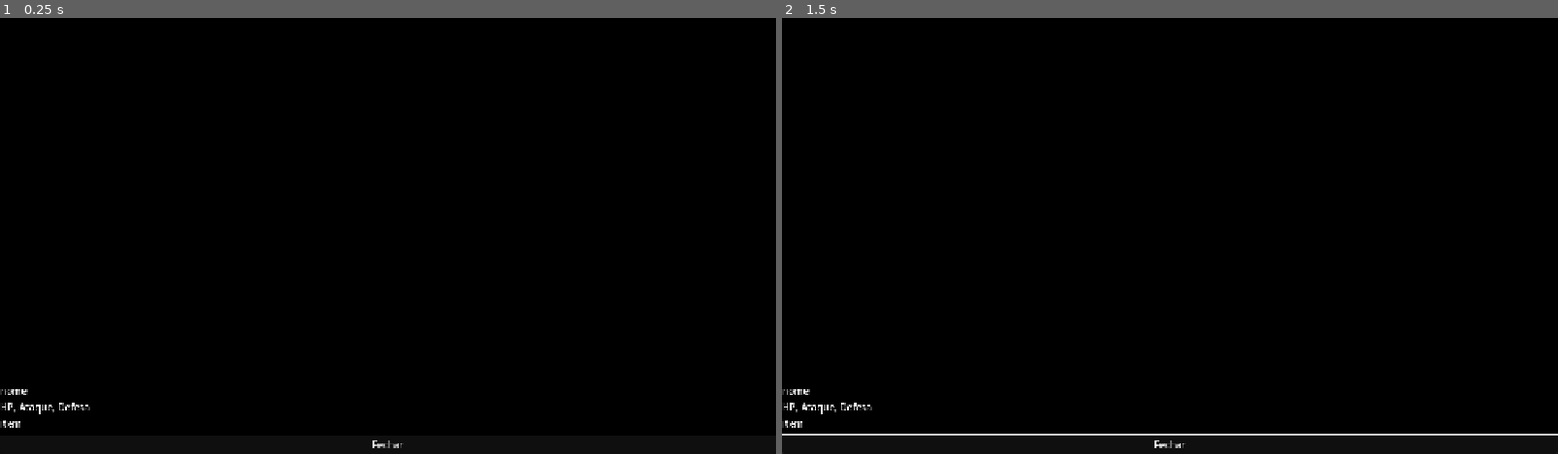
Above: before the commit, frames 1-2 (left to right).
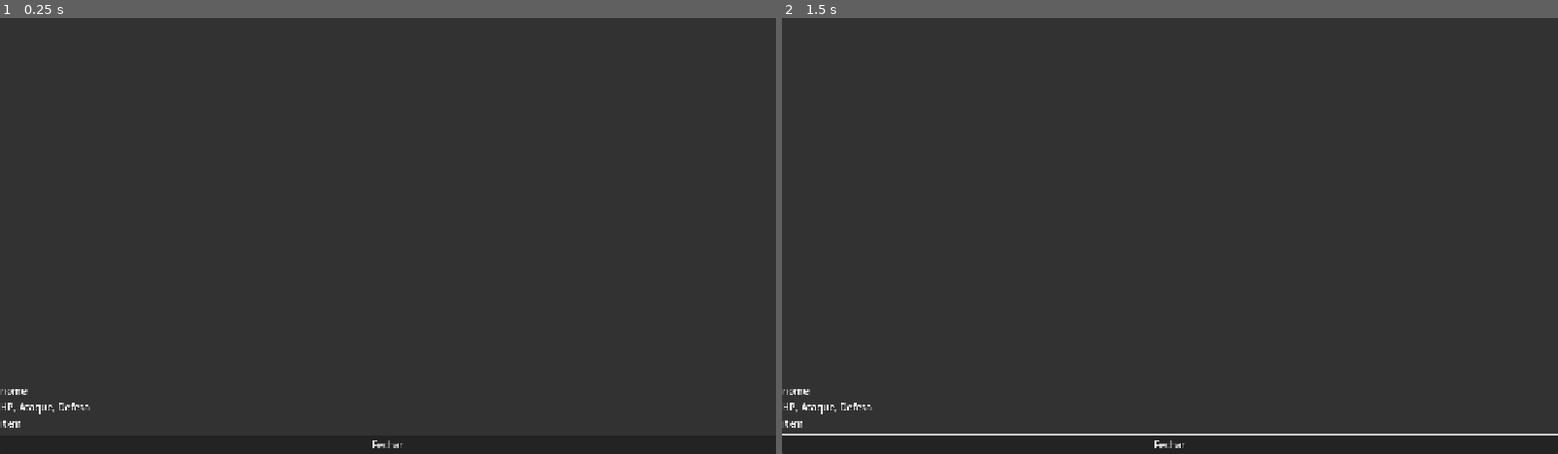
Above: after the commit, the same moments.

Repository: DJerowd/pokemon-td
Game: Godot game, scene res://scenes/ui/TowerInspectorMenu.tscn
Same seed, same stepped clock (60 frames per second), same inputs: the game is played once before the commit and once after it. This scene is started directly instead of the project's main scene.
Inputs (mouse positions are in pixels of both pictures, inside the frame that each line leads up to):
- Up to frame 1 (0.25 s): no input
- Up to frame 2 (1.5 s): click "Fechar" at 0.5 s; tap Enter at 1.25 s; move the mouse to (1340, 214) at 1.27 s; hold Right (ui_right) from 1.28 s (still down); click (1340, 214) at 1.42 s

The runs differ from the first frame. In frame 1, 96% of the frame differs, in the area x 0-100%, y 0-96%; in frame 2, 95%.
Error in both runs: Trying to assign value of type 'HBoxContainer' to a variable of type 'VBoxContainer'. (res://scenes/ui/TowerInspectorMenu.gd:10)

Commit message:
Keep game visible behind inspector and allow outside clicks

Diff:
--- a/scenes/ui/TowerInspectorMenu.tscn
+++ b/scenes/ui/TowerInspectorMenu.tscn
@@ -19,7 +19,8 @@
 anchor_bottom = 1.0
 grow_horizontal = 2
 grow_vertical = 2
-color = Color(0, 0, 0, 1)
+mouse_filter = 2
+color = Color(0, 0, 0, 0.35)
 
 [node name="VBoxContainer" type="VBoxContainer" parent="." unique_id=1639329345]
 layout_mode = 1
